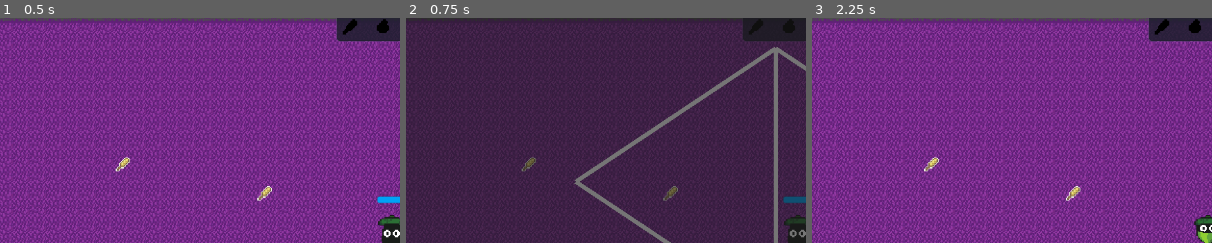
Above: before the commit, frames 1-3 (left to right).
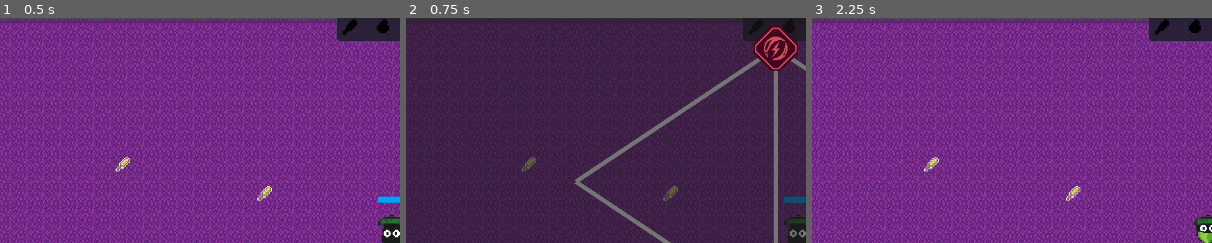
Above: after the commit, the same moments.

Repository: scumpiest/juniper-jam
Game: Godot game, scene res://scenes/main.tscn
The game is run twice, just before and just after one commit, with the same random seed, the same clock (stepped at 60 frames per second) and the same inputs. This scene is started directly instead of the project's main scene. The engine's default icon, where the game draws it, is replaced by a stand-in: a white triangle on a blue panel in a dark square. Sound files missing from this copy of the repository are replaced by a short silence.
Inputs (mouse positions are % of the whole screen's width and height, from its top left):
- Up to frame 1 (0.5 s): no input
- Up to frame 2 (0.75 s): click "Skilltree" at 0.5 s
- Up to frame 3 (2.25 s): click "X" at 1.25 s; tap E (next_slot) at 2 s; move the mouse to (72, 45) at 2.02 s; hold D (move_right) from 2.03 s (still down); hold Shift (spin) from 2.03 s (still down); click (72, 45) at 2.17 s
The pictures show only the part of the screen within x 1-51%, y 3-53%; the shares and areas given below are measured in that part.

Frame 1 is identical in both runs. In frame 2, 1.5% of the frame differs, in the area x 87-98%, y 3-24%; in frame 3, nothing differs.

Commit message:
feat: add tooltip for skiltree

Diff:
--- a/resources/upgrade_requirement.gd
+++ b/resources/upgrade_requirement.gd
@@ -16,6 +16,36 @@
 	return true
 
 
+func get_description(node: UpgradeNode) -> String:
+	var parts: PackedStringArray = []
+	var node_text := get_node_requirements_text(node)
+	if node_text != "":
+		parts.append(node_text)
+	for entry: ProductRequirement in get_product_requirements():
+		parts.append("%dx %s" % [entry.amount, entry.product.product_name])
+	return ", ".join(parts) if not parts.is_empty() else "None"
+
+
+func get_node_requirements_text(node: UpgradeNode) -> String:
+	var parts: PackedStringArray = []
+	for node_name: StringName in required_nodes:
+		var prereq := _get_prereq_node(node, node_name)
+		if prereq != null and prereq.upgrade_title != "":
+			parts.append(prereq.upgrade_title)
+		else:
+			parts.append(String(node_name))
+	return ", ".join(parts)
+
+
+func get_product_requirements() -> Array[ProductRequirement]:
+	var result: Array[ProductRequirement] = []
+	for entry: ProductRequirement in products:
+		if entry == null or entry.product == null or entry.amount <= 0:
+			continue
+		result.append(entry)
+	return result
+
+
 func consume() -> void:
 	for entry: ProductRequirement in products:
 		if entry == null or entry.product == null or entry.amount <= 0:
@@ -28,11 +58,15 @@
 func _are_nodes_unlocked(node: UpgradeNode) -> bool:
 	if required_nodes.is_empty():
 		return true
-	var skill_nodes := node.get_parent()
-	if skill_nodes == null:
-		return false
 	for node_name: StringName in required_nodes:
-		var prereq: UpgradeNode = skill_nodes.get_node_or_null(String(node_name)) as UpgradeNode
+		var prereq := _get_prereq_node(node, node_name)
 		if prereq == null or not prereq.is_unlocked:
 			return false
 	return true
+
+
+func _get_prereq_node(node: UpgradeNode, node_name: StringName) -> UpgradeNode:
+	var skill_nodes := node.get_parent()
+	if skill_nodes == null:
+		return null
+	return skill_nodes.get_node_or_null(String(node_name)) as UpgradeNode
--- a/scenes/UI/resource_entry.gd
+++ b/scenes/UI/resource_entry.gd
@@ -10,14 +10,29 @@
 
 
 func setup(product_data: ProductResource) -> void:
+	_ensure_nodes()
 	product = product_data
 	_icon.texture = product_data.icon if product_data != null else null
 
 
 func update_display(count: int) -> void:
+	_ensure_nodes()
 	if count > 0:
 		_icon.modulate = Color.WHITE
 		_amount.text = str(count)
 	else:
 		_icon.modulate = DIMMED_COLOR
 		_amount.text = ""
+
+
+func show_required(amount: int) -> void:
+	_ensure_nodes()
+	_icon.modulate = Color.WHITE
+	_amount.text = "x%d" % amount
+
+
+func _ensure_nodes() -> void:
+	if _icon == null:
+		_icon = $Icon
+	if _amount == null:
+		_amount = $Amount
--- a/scenes/UI/skilltree.tscn
+++ b/scenes/UI/skilltree.tscn
@@ -3,8 +3,37 @@
 [ext_resource type="PackedScene" uid="uid://3b1mocgiiua1" path="res://scenes/UI/upgrade_node.tscn" id="1_jeeb3"]
 [ext_resource type="Script" uid="uid://c4k8m2n7p1qwr" path="res://scenes/UI/tree_canvas.gd" id="2_tree_canvas"]
 [ext_resource type="Script" uid="uid://b7n3k8m2p4qws" path="res://scenes/UI/skilltree.gd" id="3_skilltree"]
+[ext_resource type="Resource" uid="uid://cprodwheat001" path="res://resources/products/wheat.tres" id="4_3e7kn"]
+[ext_resource type="Script" uid="uid://0arycpveld2t" path="res://resources/upgrade_requirement.gd" id="4_requirement"]
+[ext_resource type="Script" uid="uid://8myouhndsiay" path="res://resources/upgrade.gd" id="5_upgrade"]
+[ext_resource type="Script" uid="uid://dui8myk081vo5" path="res://resources/product_requirement.gd" id="6_product_req"]
+[ext_resource type="Resource" uid="uid://cprodtomato01" path="res://resources/products/tomato.tres" id="7_udf84"]
+[ext_resource type="Texture2D" uid="uid://dv3oqv1u581dp" path="res://assets/UpgradeTextures/faster_spin_recharge.png" id="11_mxj6j"]
 [ext_resource type="Material" uid="uid://bq54x6gkkmjl0" path="res://assets/shaders/dotted_line.tres" id="19_dotted"]
 [ext_resource type="Texture2D" uid="uid://brjkjgxqya8mt" path="res://assets/textures/line_tile.png" id="20_line_tile"]
+
+[sub_resource type="Resource" id="Resource_0yfkb"]
+script = ExtResource("6_product_req")
+product = ExtResource("4_3e7kn")
+amount = 5
+metadata/_custom_type_script = "uid://dui8myk081vo5"
+
+[sub_resource type="Resource" id="Resource_56nyk"]
+script = ExtResource("6_product_req")
+product = ExtResource("7_udf84")
+amount = 10
+metadata/_custom_type_script = "uid://dui8myk081vo5"
+
+[sub_resource type="Resource" id="Resource_18id2"]
+script = ExtResource("4_requirement")
+products = Array[ExtResource("6_product_req")]([SubResource("Resource_0yfkb"), SubResource("Resource_56nyk")])
+metadata/_custom_type_script = "uid://0arycpveld2t"
+
+[sub_resource type="Resource" id="Resource_d1qk0"]
+script = ExtResource("5_upgrade")
+type = 6
+value = 10.0
+metadata/_custom_type_script = "uid://8myouhndsiay"
 
 [node name="Skilltree" type="Panel" unique_id=694997367]
 anchors_preset = 15
@@ -58,7 +87,11 @@
 offset_bottom = 96.0
 grow_horizontal = 1
 grow_vertical = 1
-upgrade_requirements = "skjfakjfjha"
+requirement = SubResource("Resource_18id2")
+upgrade = SubResource("Resource_d1qk0")
+upgrade_texture = ExtResource("11_mxj6j")
+upgrade_description = "Increase water capacity"
+upgrade_title = "Water Capacity I"
 metadata/_edit_use_anchors_ = true
 
 [node name="Seed1" parent="MarginContainer/ClipContainer/TreeCanvas/SkillNodes" unique_id=1544268831 instance=ExtResource("1_jeeb3")]
@@ -72,6 +105,7 @@
 offset_bottom = 192.0
 grow_horizontal = 1
 grow_vertical = 1
+tooltip_text = "Description"
 metadata/_edit_use_anchors_ = true
 
 [node name="WaterHold1" parent="MarginContainer/ClipContainer/TreeCanvas/SkillNodes" unique_id=1289047732 instance=ExtResource("1_jeeb3")]
@@ -85,6 +119,7 @@
 offset_bottom = 192.0
 grow_horizontal = 1
 grow_vertical = 1
+tooltip_text = "Description"
 metadata/_edit_use_anchors_ = true
 
 [node name="Product1" parent="MarginContainer/ClipContainer/TreeCanvas/SkillNodes" unique_id=1619036260 instance=ExtResource("1_jeeb3")]
@@ -98,6 +133,7 @@
 offset_bottom = 192.0
 grow_horizontal = 1
 grow_vertical = 1
+tooltip_text = "Description"
 metadata/_edit_use_anchors_ = true
 
 [node name="Crafting1" parent="MarginContainer/ClipContainer/TreeCanvas/SkillNodes" unique_id=1796093287 instance=ExtResource("1_jeeb3")]
@@ -111,6 +147,7 @@
 offset_bottom = 288.0
 grow_horizontal = 1
 grow_vertical = 1
+tooltip_text = "Description"
 metadata/_edit_use_anchors_ = true
 
 [node name="Seed2" parent="MarginContainer/ClipContainer/TreeCanvas/SkillNodes" unique_id=1297630236 instance=ExtResource("1_jeeb3")]
@@ -124,6 +161,7 @@
 offset_bottom = 320.0
 grow_horizontal = 1
 grow_vertical = 1
+tooltip_text = "Description"
 metadata/_edit_use_anchors_ = true
 
 [node name="Product2" parent="MarginContainer/ClipContainer/TreeCanvas/SkillNodes" unique_id=695918069 instance=ExtResource("1_jeeb3")]
@@ -137,6 +175,7 @@
 offset_bottom = 320.0
 grow_horizontal = 1
 grow_vertical = 1
+tooltip_text = "Description"
 metadata/_edit_use_anchors_ = true
 
 [node name="SpinSpeed1" parent="MarginContainer/ClipContainer/TreeCanvas/SkillNodes" unique_id=1493069954 instance=ExtResource("1_jeeb3")]
@@ -150,6 +189,7 @@
 offset_bottom = 384.0
 grow_horizontal = 1
 grow_vertical = 1
+tooltip_text = "Description"
 metadata/_edit_use_anchors_ = true
 
 [node name="Radius1" parent="MarginContainer/ClipContainer/TreeCanvas/SkillNodes" unique_id=1392058843 instance=ExtResource("1_jeeb3")]
@@ -163,6 +203,7 @@
 offset_bottom = 384.0
 grow_horizontal = 1
 grow_vertical = 1
+tooltip_text = "Description"
 metadata/_edit_use_anchors_ = true
 
 [node name="SpinDuration1" parent="MarginContainer/ClipContainer/TreeCanvas/SkillNodes" unique_id=1594071065 instance=ExtResource("1_jeeb3")]
@@ -176,6 +217,7 @@
 offset_bottom = 384.0
 grow_horizontal = 1
 grow_vertical = 1
+tooltip_text = "Description"
 metadata/_edit_use_anchors_ = true
 
 [node name="WaterHold2" parent="MarginContainer/ClipContainer/TreeCanvas/SkillNodes" unique_id=1897104398 instance=ExtResource("1_jeeb3")]
@@ -189,6 +231,7 @@
 offset_bottom = 480.0
 grow_horizontal = 1
 grow_vertical = 1
+tooltip_text = "Description"
 metadata/_edit_use_anchors_ = true
 
 [node name="SpinRecharge1" parent="MarginContainer/ClipContainer/TreeCanvas/SkillNodes" unique_id=1998115509 instance=ExtResource("1_jeeb3")]
@@ -202,6 +245,7 @@
 offset_bottom = 512.0
 grow_horizontal = 1
 grow_vertical = 1
+tooltip_text = "Description"
 metadata/_edit_use_anchors_ = true
 
 [node name="MovSpeed1" parent="MarginContainer/ClipContainer/TreeCanvas/SkillNodes" unique_id=1949281106 instance=ExtResource("1_jeeb3")]
@@ -215,6 +259,7 @@
 offset_bottom = 512.0
 grow_horizontal = 1
 grow_vertical = 1
+tooltip_text = "Description"
 metadata/_edit_use_anchors_ = true
 
 [node name="Magnet1" parent="MarginContainer/ClipContainer/TreeCanvas/SkillNodes" unique_id=1722084100 instance=ExtResource("1_jeeb3")]
@@ -228,6 +273,7 @@
 offset_bottom = 576.0
 grow_horizontal = 1
 grow_vertical = 1
+tooltip_text = "Description"
 metadata/_edit_use_anchors_ = true
 
 [node name="Breeding1" parent="MarginContainer/ClipContainer/TreeCanvas/SkillNodes" unique_id=422137281 instance=ExtResource("1_jeeb3")]
@@ -241,6 +287,7 @@
 offset_bottom = 672.0
 grow_horizontal = 1
 grow_vertical = 1
+tooltip_text = "Description"
 metadata/_edit_use_anchors_ = true
 
 [node name="SpinSpeed2" parent="MarginContainer/ClipContainer/TreeCanvas/SkillNodes" unique_id=730734119 instance=ExtResource("1_jeeb3")]
@@ -254,6 +301,7 @@
 offset_bottom = 736.0
 grow_horizontal = 1
 grow_vertical = 1
+tooltip_text = "Description"
 metadata/_edit_use_anchors_ = true
 
 [node name="MovSpeed2" parent="MarginContainer/ClipContainer/TreeCanvas/SkillNodes" unique_id=1509533974 instance=ExtResource("1_jeeb3")]
@@ -267,6 +315,7 @@
 offset_bottom = 736.0
 grow_horizontal = 1
 grow_vertical = 1
+tooltip_text = "Description"
 metadata/_edit_use_anchors_ = true
 
 [node name="Radius2" parent="MarginContainer/ClipContainer/TreeCanvas/SkillNodes" unique_id=447374802 instance=ExtResource("1_jeeb3")]
@@ -280,6 +329,7 @@
 offset_bottom = 736.0
 grow_horizontal = 1
 grow_vertical = 1
+tooltip_text = "Description"
 metadata/_edit_use_anchors_ = true
 
 [node name="Magnet2" parent="MarginContainer/ClipContainer/TreeCanvas/SkillNodes" unique_id=2097643275 instance=ExtResource("1_jeeb3")]
@@ -293,6 +343,7 @@
 offset_bottom = 736.0
 grow_horizontal = 1
 grow_vertical = 1
+tooltip_text = "Description"
 metadata/_edit_use_anchors_ = true
 
 [node name="SpinDuration2" parent="MarginContainer/ClipContainer/TreeCanvas/SkillNodes" unique_id=1731881315 instance=ExtResource("1_jeeb3")]
@@ -306,6 +357,7 @@
 offset_bottom = 736.0
 grow_horizontal = 1
 grow_vertical = 1
+tooltip_text = "Description"
 metadata/_edit_use_anchors_ = true
 
 [node name="SpinRecharge2" parent="MarginContainer/ClipContainer/TreeCanvas/SkillNodes" unique_id=1444881647 instance=ExtResource("1_jeeb3")]
@@ -319,6 +371,7 @@
 offset_bottom = 736.0
 grow_horizontal = 1
 grow_vertical = 1
+tooltip_text = "Description"
 metadata/_edit_use_anchors_ = true
 
 [node name="Product3" parent="MarginContainer/ClipContainer/TreeCanvas/SkillNodes" unique_id=377300484 instance=ExtResource("1_jeeb3")]
@@ -332,6 +385,7 @@
 offset_bottom = 816.0
 grow_horizontal = 1
 grow_vertical = 1
+tooltip_text = "Description"
 metadata/_edit_use_anchors_ = true
 
 [node name="WaterHold3" parent="MarginContainer/ClipContainer/TreeCanvas/SkillNodes" unique_id=1574901165 instance=ExtResource("1_jeeb3")]
@@ -345,6 +399,7 @@
 offset_bottom = 816.0
 grow_horizontal = 1
 grow_vertical = 1
+tooltip_text = "Description"
 metadata/_edit_use_anchors_ = true
 
 [node name="Seed3" parent="MarginContainer/ClipContainer/TreeCanvas/SkillNodes" unique_id=1993908457 instance=ExtResource("1_jeeb3")]
@@ -358,6 +413,7 @@
 offset_bottom = 816.0
 grow_horizontal = 1
 grow_vertical = 1
+tooltip_text = "Description"
 metadata/_edit_use_anchors_ = true
 
 [node name="Final" parent="MarginContainer/ClipContainer/TreeCanvas/SkillNodes" unique_id=1304529009 instance=ExtResource("1_jeeb3")]
@@ -371,6 +427,7 @@
 offset_bottom = 1051.0
 grow_horizontal = 1
 grow_vertical = 1
+tooltip_text = "Description"
 metadata/_edit_use_anchors_ = true
 
 [node name="Lines" type="Control" parent="MarginContainer/ClipContainer/TreeCanvas/SkillNodes" unique_id=1381957057]
--- a/scenes/UI/upgrade_node.gd
+++ b/scenes/UI/upgrade_node.gd
@@ -6,19 +6,20 @@
 
 const UNLOCKED_MODULATE := Color(0.45, 1.0, 0.45, 1.0)
 const LOCKED_MODULATE := Color(1.0, 0.35, 0.35, 1.0)
+const RESOURCE_ENTRY_SCENE := preload("res://scenes/UI/resource_entry.tscn")
 
 @export var requirement: UpgradeRequirement
 @export var upgrade: Upgrade
 @export var is_unlocked: bool = false
-@export var upgrade_texture : Texture2D
-@export var upgrade_description : String
-@export var upgrade_title : String
-@export var upgrade_requirements : String
+@export var upgrade_texture: Texture2D
+@export var upgrade_description: String
+@export var upgrade_title: String
 
 @onready var _animation_player: AnimationPlayer = $AnimationPlayer
 @onready var texture_rect: TextureRect = $TextureRect
 @onready var tool_tip: NinePatchRect = $ToolTip
-@onready var label: Label = $ToolTip/Label
+@onready var label: Label = $ToolTip/VBoxContainer/Label
+@onready var _product_requirements: HBoxContainer = $ToolTip/VBoxContainer/ProductRequirements
 
 
 func _ready() -> void:
@@ -27,8 +28,20 @@
 		is_unlocked = true
 	_apply_locked_visual()
 	texture_rect.texture = upgrade_texture
-	label.text = "%s\nRequirements: %s" % [upgrade_description, upgrade_requirements] #requirement.get_requrement_text()
-	#for easier making of requirement text in future]
+	_update_tooltip_content()
+	tool_tip.visible = false
+	call_deferred("_reparent_tooltip_outside_clip")
+
+
+func _reparent_tooltip_outside_clip() -> void:
+	var node: Node = get_parent()
+	while node != null:
+		if node is Control and (node as Control).clip_contents:
+			var target: Node = node.get_parent()
+			if target != null and tool_tip.get_parent() != target:
+				tool_tip.reparent(target)
+			return
+		node = node.get_parent()
 
 
 func _gui_input(event: InputEvent) -> void:
@@ -67,6 +80,34 @@
 	return requirement.is_met(self)
 
 
+func _update_tooltip_content() -> void:
+	label.text = "%s\n%s" % [upgrade_title, upgrade_description]
+	var node_requirements := _get_node_requirements_text()
+	var product_requirements: Array[ProductRequirement] = []
+	if requirement != null:
+		product_requirements = requirement.get_product_requirements()
+
+	if node_requirements != "":
+		label.text += "\nRequires: %s" % node_requirements
+	elif product_requirements.is_empty():
+		label.text += "\nRequires: None"
+
+	for child in _product_requirements.get_children():
+		child.queue_free()
+
+	for entry: ProductRequirement in product_requirements:
+		var row: ResourceEntry = RESOURCE_ENTRY_SCENE.instantiate()
+		_product_requirements.add_child(row)
+		row.setup(entry.product)
+		row.show_required(entry.amount)
+
+
+func _get_node_requirements_text() -> String:
+	if requirement == null:
+		return ""
+	return requirement.get_node_requirements_text(self)
+
+
 func refresh_visual() -> void:
 	_apply_locked_visual()
 
@@ -83,8 +124,22 @@
 
 
 func _on_mouse_entered() -> void:
-	tool_tip.visible = true
+	_show_tooltip()
 
 
 func _on_mouse_exited() -> void:
 	tool_tip.visible = false
+
+
+func _show_tooltip() -> void:
+	await get_tree().process_frame
+	if not is_inside_tree():
+		return
+	var tooltip_size := tool_tip.size
+	if tooltip_size == Vector2.ZERO:
+		tooltip_size = tool_tip.custom_minimum_size
+	tool_tip.global_position = global_position + Vector2(
+		size.x + 8.0,
+		(size.y - tooltip_size.y) * 0.5
+	)
+	tool_tip.visible = true
--- a/scenes/UI/upgrade_node.tscn
+++ b/scenes/UI/upgrade_node.tscn
@@ -132,11 +132,11 @@
 autoplay = &"RESET"
 
 [node name="ToolTip" type="NinePatchRect" parent="." unique_id=385942191]
+visible = false
 top_level = true
-custom_minimum_size = Vector2(500, 50)
+z_index = 100
+custom_minimum_size = Vector2(280, 100)
 layout_mode = 2
-offset_transform_enabled = true
-offset_transform_position = Vector2(0, -150)
 texture = ExtResource("3_18id2")
 region_rect = Rect2(26, 25, 45, 46)
 patch_margin_left = 10
@@ -144,21 +144,30 @@
 patch_margin_right = 10
 patch_margin_bottom = 10
 
-[node name="Label" type="Label" parent="ToolTip" unique_id=1739289368]
-top_level = true
-custom_minimum_size = Vector2(450, 100)
+[node name="VBoxContainer" type="VBoxContainer" parent="ToolTip" unique_id=1847293650]
 layout_mode = 1
-anchors_preset = 10
+anchors_preset = 15
 anchor_right = 1.0
-offset_right = -702.0
-offset_bottom = 23.0
+anchor_bottom = 1.0
+offset_left = 12.0
+offset_top = 8.0
+offset_right = -12.0
+offset_bottom = -8.0
 grow_horizontal = 2
-offset_transform_enabled = true
-offset_transform_position = Vector2(10, -140)
+grow_vertical = 2
+theme_override_constants/separation = 6
+
+[node name="Label" type="Label" parent="ToolTip/VBoxContainer" unique_id=1739289368]
+layout_mode = 2
+size_flags_horizontal = 3
 text = "TITLE
 Descr:
 Requirements:"
 autowrap_mode = 3
 
+[node name="ProductRequirements" type="HBoxContainer" parent="ToolTip/VBoxContainer" unique_id=2847193651]
+layout_mode = 2
+theme_override_constants/separation = 8
+
 [connection signal="mouse_entered" from="." to="." method="_on_mouse_entered"]
 [connection signal="mouse_exited" from="." to="." method="_on_mouse_exited"]
